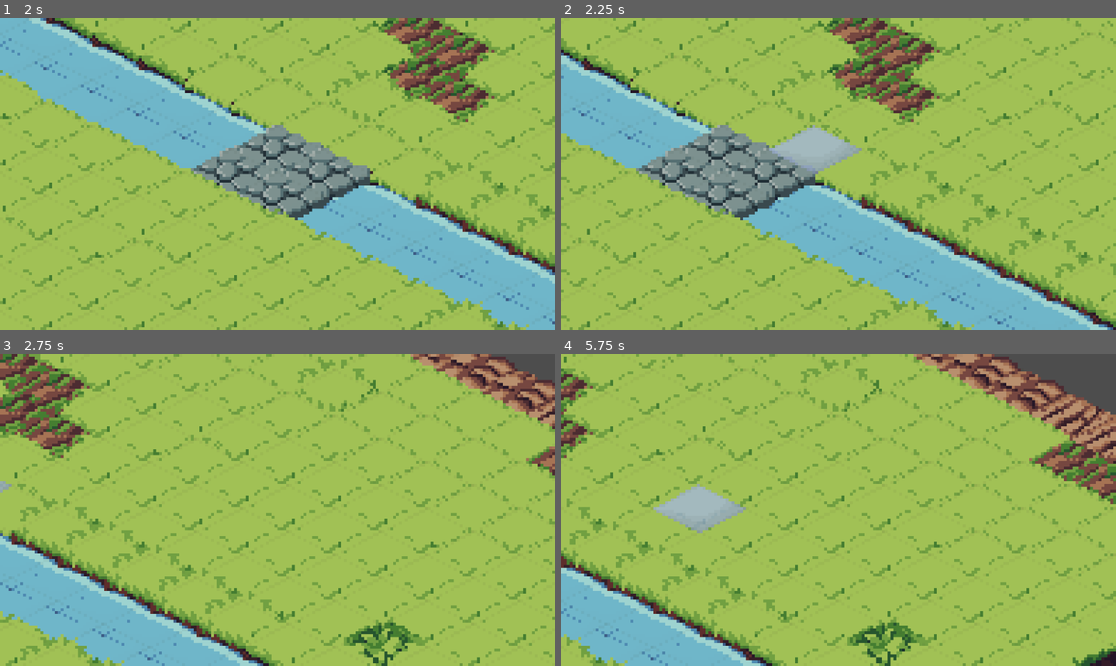
Above: before the commit, frames 1-4 (two rows, left to right).
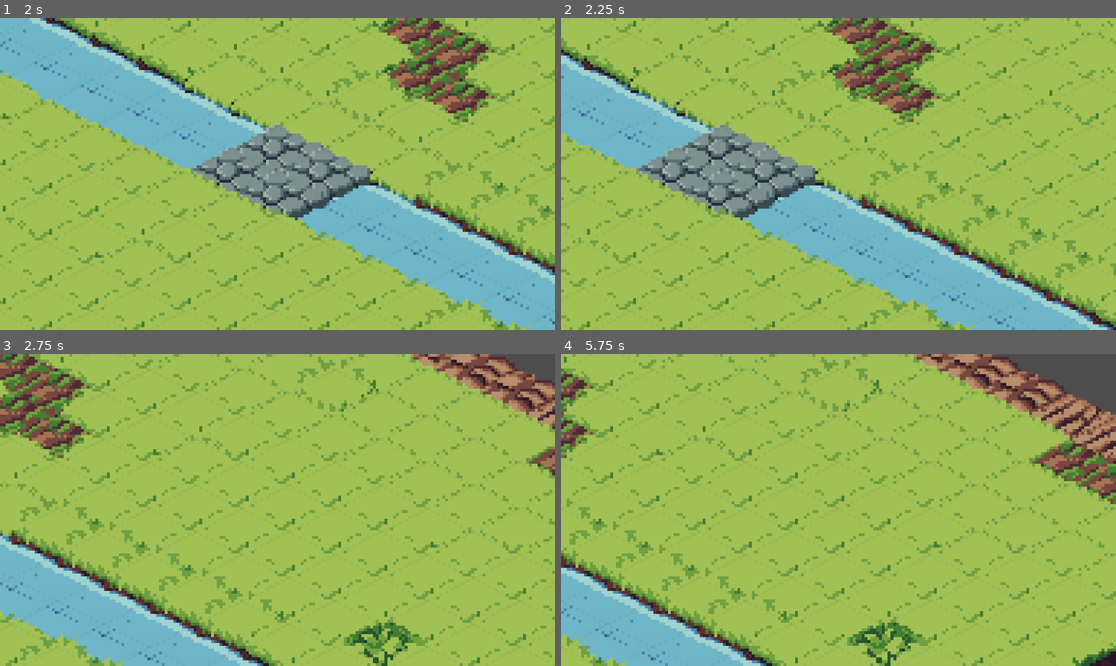
Above: after the commit, the same moments.

Repository: agh-cs-imbeciles/heralds-of-war
Game: Godot game, scene res://scenes/ui/menu/menu.tscn
The game is run twice, just before and just after one commit, with the same random seed, the same clock (stepped at 60 frames per second) and the same inputs.
Inputs (mouse positions are in pixels of both pictures, inside the frame that each line leads up to):
- Up to frame 1 (2 s): click "START GAME" at 0.5 s; click "Match 1" at 1.25 s
- Up to frame 2 (2.25 s): tap Enter at 2 s; move the mouse to (960, 158) at 2.02 s; hold Right from 2.03 s (still down); click (960, 158) at 2.17 s
- Up to frame 3 (2.75 s): keep holding Right
- Up to frame 4 (5.75 s): move the mouse to (727, 525) at 2.77 s; release Right at 2.78 s; hold Down 2.78-3.53 s; click (727, 525) at 2.92 s; move the mouse to (894, 441) at 3.52 s; hold Right 3.53-4.28 s; click (894, 441) at 3.67 s; move the mouse to (810, 572) at 4.27 s; hold Up 4.28-5.03 s; click (810, 572) at 4.42 s; move the mouse to (1005, 556) at 5.02 s; hold Left from 5.03 s (still down); click (1005, 556) at 5.17 s

Frame 1 is identical in both runs. In frame 2, 1.3% of the frame differs, in the area x 37-55%, y 34-51%; in frame 3, less than 0.1%; in frame 4, 1.4%, in the area x 16-34%, y 41-58%.
Error before the commit: Invalid call. Nonexistent function 'get_current_phase' in base 'Node (PhaseManager)'. (res://src/board/board.gd:115)

Commit message:
Refactor skraaaa 2

Diff:
--- a/src/board/board.gd
+++ b/src/board/board.gd
@@ -4,23 +4,23 @@
 signal tile_hovered(map_pos: Vector2i)
 signal tile_clicked(map_pos: Vector2i)
 
-enum HighlightTile { HOVER, FOCUS, MOVABLE }
+#enum HighlightTile { HOVER, FOCUS, MOVABLE }
 
-var is_tile_focused: bool = false
-var moves: Array[Vector2i] = []
+#var is_tile_focused: bool = false
+#var moves: Array[Vector2i] = []
 var cost: Dictionary = {}
 
 var path_finder: AStar2D = AStar2D.new()
 
 var swordsman_scene: PackedScene = preload("res://scenes/units/swordsman.tscn")
-var highlight_tile: PackedScene = preload("res://scenes/board/highlight-tile.tscn")
+#var highlight_tile: PackedScene = preload("res://scenes/board/highlight-tile.tscn")
 
-var hover_tile: Sprite2D
-var focus_tile: Sprite2D
-var movable_tiles: Array[Sprite2D] = []
+#var hover_tile: Sprite2D
+#var focus_tile: Sprite2D
+#var movable_tiles: Array[Sprite2D] = []
 var swordsman: Unit
 
-@onready var game_match = get_parent() as Match
+@onready var game_match: Match = get_parent()
 @onready var phase_manager = get_node("../PhaseManager") as PhaseManager
 
 
@@ -28,8 +28,8 @@
 	load_board_cost()
 
 	init_path_finder()
-	instantiate_highlight_tile(HighlightTile.HOVER)
-	instantiate_highlight_tile(HighlightTile.FOCUS)
+	#instantiate_highlight_tile(HighlightTile.HOVER)
+	#instantiate_highlight_tile(HighlightTile.FOCUS)
 	connect("tile_hovered", Callable(self, "_on_tile_hovered"))
 	connect("tile_clicked", Callable(self, "_on_tile_clicked"))
 
@@ -64,33 +64,33 @@
 			var j = get_cell_id(surrounding_cell)
 			path_finder.connect_points(i, j)
 
-
-func instantiate_highlight_tile(tile_type: HighlightTile) -> Sprite2D:
-	var tile: Sprite2D = highlight_tile.instantiate()
-
-	match (tile_type):
-		HighlightTile.HOVER:
-			tile.name = "BoardHoverTile"
-			tile.modulate = Color("#aabfe6", 0.784)
-			tile.z_index = 64
-			hover_tile = tile
-		HighlightTile.FOCUS:
-			tile.name = "BoardFocusTile"
-			tile.modulate = Color("#2ed9e6", 0.784)
-			tile.z_index = 66
-			focus_tile = tile
-		HighlightTile.MOVABLE:
-			tile.name = "BoardMovableTile%s" % movable_tiles.size()
-			tile.modulate = Color("#6dd4d6", 0.584)
-			tile.z_index = 65
-			movable_tiles.append(tile)
-
-	if tile_type != HighlightTile.MOVABLE:
-		tile.hide()
-
-	add_sibling.call_deferred(tile)
-
-	return tile
+#
+#func instantiate_highlight_tile(tile_type: HighlightTile) -> Sprite2D:
+	#var tile: Sprite2D = highlight_tile.instantiate()
+#
+	#match (tile_type):
+		#HighlightTile.HOVER:
+			#tile.name = "BoardHoverTile"
+			#tile.modulate = Color("#aabfe6", 0.784)
+			#tile.z_index = 64
+			#hover_tile = tile
+		#HighlightTile.FOCUS:
+			#tile.name = "BoardFocusTile"
+			#tile.modulate = Color("#2ed9e6", 0.784)
+			#tile.z_index = 66
+			#focus_tile = tile
+		#HighlightTile.MOVABLE:
+			#tile.name = "BoardMovableTile%s" % movable_tiles.size()
+			#tile.modulate = Color("#6dd4d6", 0.584)
+			#tile.z_index = 65
+			#movable_tiles.append(tile)
+#
+	#if tile_type != HighlightTile.MOVABLE:
+		#tile.hide()
+#
+	#add_sibling.call_deferred(tile)
+#
+	#return tile
 
 func _get_unit_at_map(map_pos: Vector2i) -> Unit:
 	for child in get_parent().get_children():
@@ -98,30 +98,30 @@
 			return child
 	return null
 
-func _input(event: InputEvent) -> void:
-	if event is InputEventMouseMotion:
-		var pos = get_mouse_map_position()
-		if get_used_rect().has_point(pos):
-			emit_signal("tile_hovered", pos)
-	if event is InputEventMouseButton and event.pressed and event.button_index == MOUSE_BUTTON_LEFT:
-		var pos = get_mouse_map_position()
-		if get_used_rect().has_point(pos):
-			emit_signal("tile_clicked", pos)
+#func _input(event: InputEvent) -> void:
+	#if event is InputEventMouseMotion:
+		#var pos = get_mouse_map_position()
+		#if get_used_rect().has_point(pos):
+			#emit_signal("tile_hovered", pos)
+	#if event is InputEventMouseButton and event.pressed and event.button_index == MOUSE_BUTTON_LEFT:
+		#var pos = get_mouse_map_position()
+		#if get_used_rect().has_point(pos):
+			#emit_signal("tile_clicked", pos)
 
-func _on_tile_hovered(map_index: Vector2i) -> void:
-	hover_cell(map_index)
-
-func _on_tile_clicked(map_index: Vector2i) -> void:
-	match phase_manager.get_current_phase():
-		PhaseManager.Phase.PLAY:
-			var clicked_unit := _get_unit_at_map(map_index)
-			if clicked_unit and clicked_unit.player_id == game_match._get_current_player():
-				swordsman = clicked_unit
-				on_focus_cell(map_index)
-			elif is_tile_focused:
-				on_unfocus_cell(map_index, true)
-		_:
-			game_match._on_board_cell_clicked(map_index)
+#func _on_tile_hovered(map_index: Vector2i) -> void:
+	#hover_cell(map_index)
+#
+#func _on_tile_clicked(map_index: Vector2i) -> void:
+	#match phase_manager.current_phase:
+		#PhaseManager.Phase.PLAY:
+			#var clicked_unit := _get_unit_at_map(map_index)
+			#if clicked_unit and clicked_unit.player_id == game_match._get_current_player():
+				#swordsman = clicked_unit
+				#on_focus_cell(map_index)
+			#elif is_tile_focused:
+				#on_unfocus_cell(map_index, true)
+		#_:
+			#game_match._on_board_cell_clicked(map_index)
 
 func get_cell_cost(map_index: Vector2i) -> int:
 	var atlas_coords = get_cell_atlas_coords(map_index)
@@ -137,10 +137,10 @@
 		return max_axis_value_power_10 * map_index.x + map_index.y
 
 
-func get_mouse_map_position() -> Vector2i:
-	var mouse_position = get_local_mouse_position()
-	var map_position = local_to_map(mouse_position)
-	return map_position
+#func get_mouse_map_position() -> Vector2i:
+	#var mouse_position = get_local_mouse_position()
+	#var map_position = local_to_map(mouse_position)
+	#return map_position
 
 
 func move_unit_if_legal(to: Vector2i) -> void:
@@ -151,45 +151,45 @@
 
 
 
-func on_focus_cell(map_index: Vector2i) -> void:
-	focus_cell(map_index)
-	moves = swordsman.get_legal_moves(map_index)
-	render_movable_cells(moves)
+#func on_focus_cell(map_index: Vector2i) -> void:
+	#focus_cell(map_index)
+	#moves = swordsman.get_legal_moves(map_index)
+	#render_movable_cells(moves)
+#
+#
+#func focus_cell(map_index: Vector2i) -> void:
+	#focus_tile.position = map_to_local(map_index)
+	#focus_tile.show()
+	#is_tile_focused = true
 
 
-func focus_cell(map_index: Vector2i) -> void:
-	focus_tile.position = map_to_local(map_index)
-	focus_tile.show()
-	is_tile_focused = true
+#func render_movable_cells(legal_moves: Array[Vector2i]) -> void:
+	#for cell in legal_moves:
+		#var tile = instantiate_highlight_tile(HighlightTile.MOVABLE)
+		#tile.position = map_to_local(cell)
 
 
-func render_movable_cells(legal_moves: Array[Vector2i]) -> void:
-	for cell in legal_moves:
-		var tile = instantiate_highlight_tile(HighlightTile.MOVABLE)
-		tile.position = map_to_local(cell)
+#func on_unfocus_cell(map_index: Vector2i, move: bool = false) -> void:
+	#if move:
+		#move_unit_if_legal(map_index)
+#
+	#unrender_movable_tiles()
+	#unfocus_cell()
 
 
-func on_unfocus_cell(map_index: Vector2i, move: bool = false) -> void:
-	if move:
-		move_unit_if_legal(map_index)
-
-	unrender_movable_tiles()
-	unfocus_cell()
+#func unfocus_cell() -> void:
+	#focus_tile.hide()
+	#is_tile_focused = false
 
 
-func unfocus_cell() -> void:
-	focus_tile.hide()
-	is_tile_focused = false
+#func unrender_movable_tiles() -> void:
+	#for cell in movable_tiles:
+		#get_parent().remove_child(cell)
+	#moves.clear()
+	#movable_tiles.clear()
 
 
-func unrender_movable_tiles() -> void:
-	for cell in movable_tiles:
-		get_parent().remove_child(cell)
-	moves.clear()
-	movable_tiles.clear()
-
-
-func hover_cell(map_index: Vector2i) -> void:
-	if hover_tile.hidden:
-		hover_tile.show()
-	hover_tile.position = map_to_local(map_index)
+#func hover_cell(map_index: Vector2i) -> void:
+	#if hover_tile.hidden:
+		#hover_tile.show()
+	#hover_tile.position = map_to_local(map_index)
